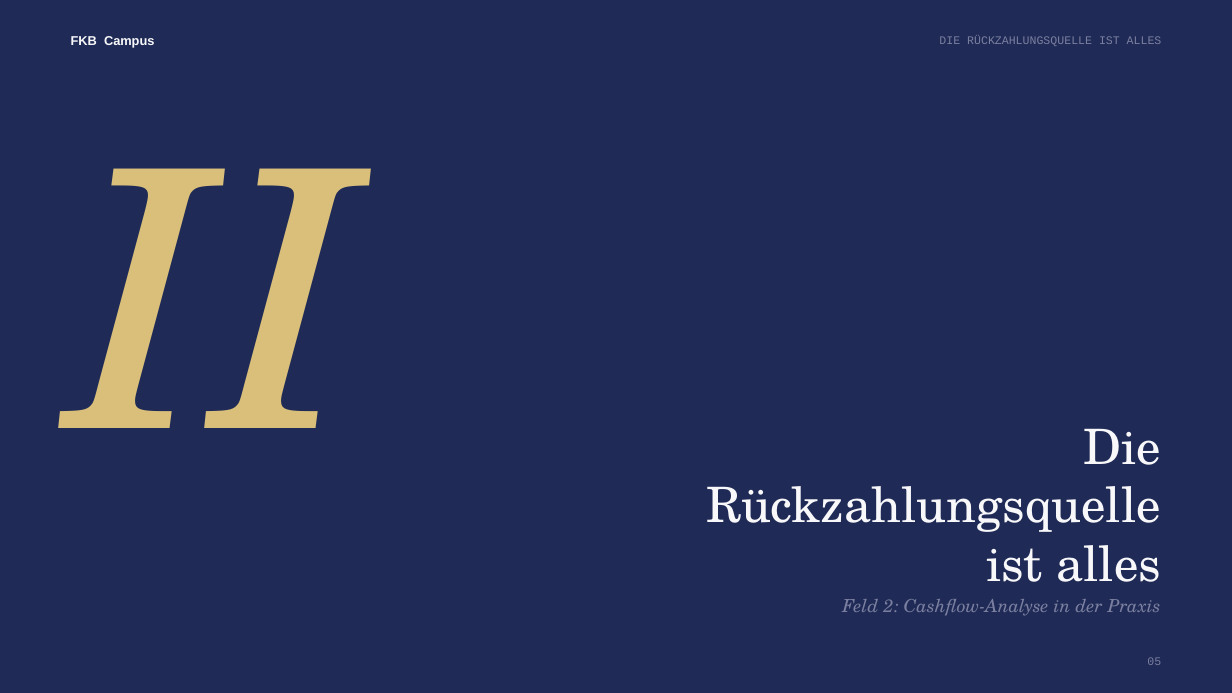
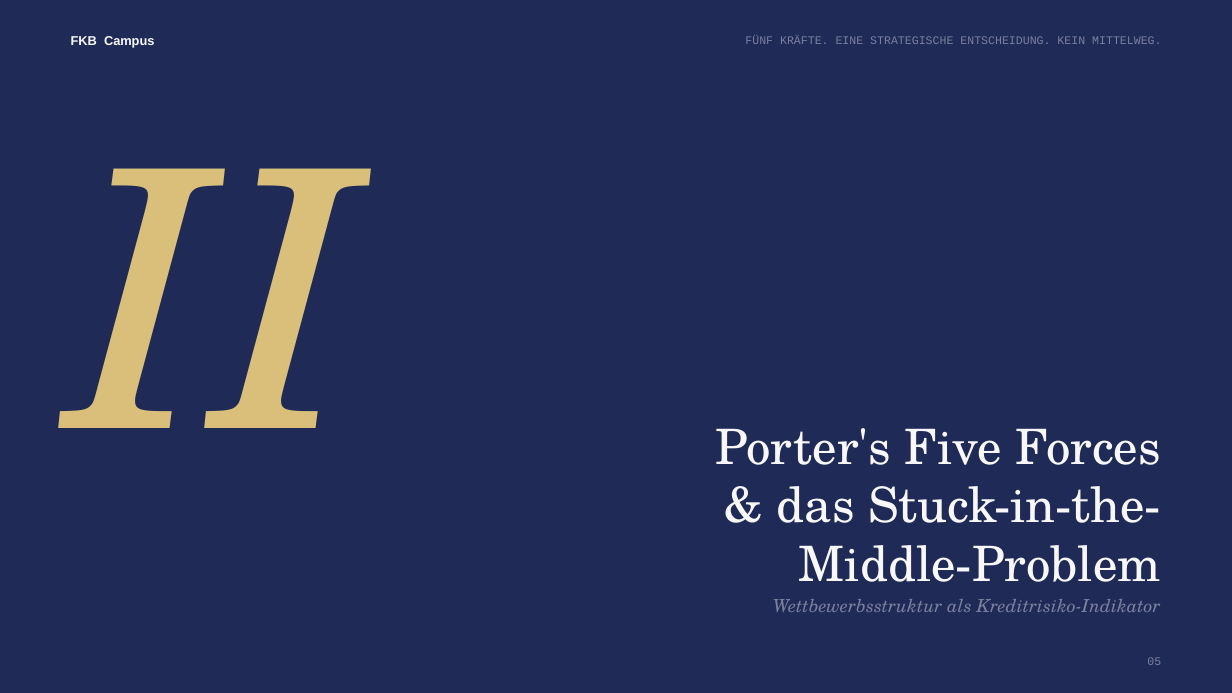
Before and after one commit to ck5rqc47pr-byte/firmenkundenakademie-online, a slide deck: slide 5 of public/downloads/praesentation/M22.pptx. Drawn at 1232x693 pixels with LibreOffice and Linux fonts; fonts in the diff are those of the drawing. Boxes give left, top, right and bottom in pixels: in the first picture for what was removed or moved away, otherwise in the second. Text is boxed around its words. In the diff, an @@ line names an element or a change of style, - is before the commit and + after.

```diff
--- a/public/downloads/praesentation/M22.pptx
+++ b/public/downloads/praesentation/M22.pptx
@@ text at (745, 36, 1161, 44): text changed @@
-DIE RÜCKZAHLUNGSQUELLE IST ALLES
+FÜNF KRÄFTE. EINE STRATEGISCHE ENTSCHEIDUNG. KEIN MITTELWEG.
@@ text at (715, 428, 1161, 582): text changed @@
-Die Rückzahlungsquelle ist alles
+Porter's Five Forces & das Stuck-in-the-Middle-Problem
@@ text at (773, 599, 1161, 612): text changed @@
-Feld 2: Cashflow-Analyse in der Praxis
+Wettbewerbsstruktur als Kreditrisiko-Indikator
```
Also in this commit, not shown: 7 other slides changed, 3 slides added, 3 slides removed.
